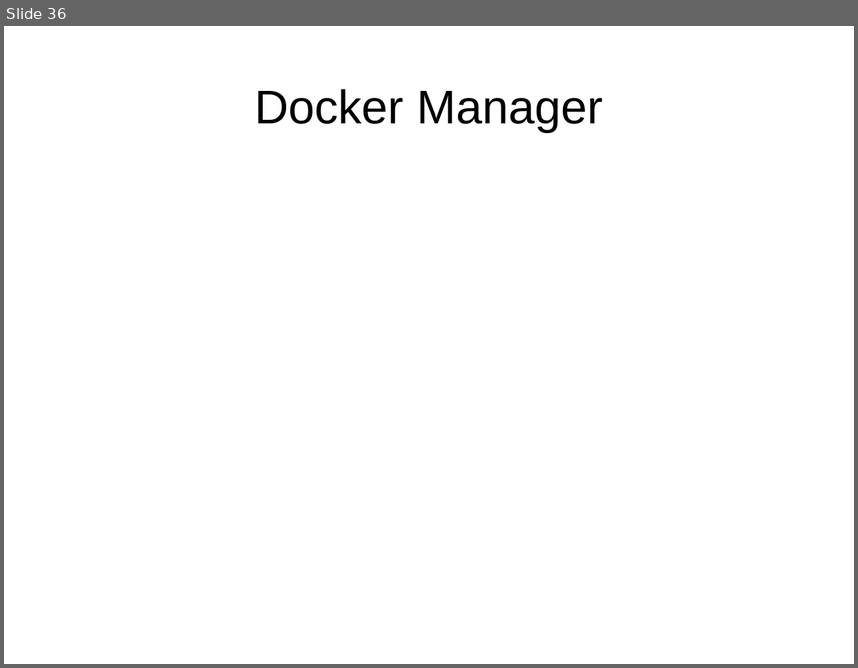
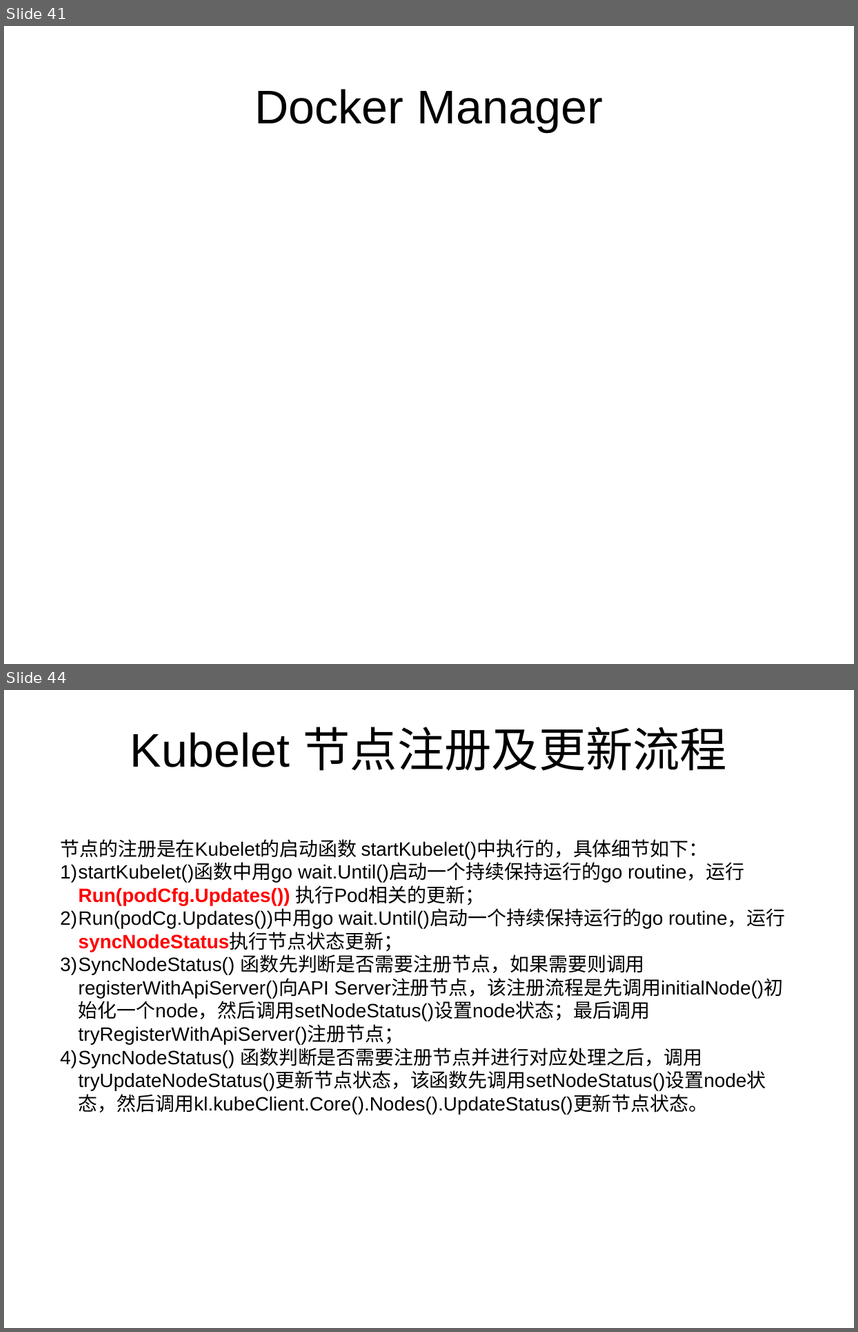
Before and after one commit to loveliuliu/Kubernetes-step-by-step, a slide deck: code_analysis/Kubelet/Kubelet.odp. Shown one above the other, each under a label of ours: slide 36 before the commit, slides 41 and 44 after it; the slides between them are not shown. The pictures are 858x668 and 858x1332 pixels, drawn with LibreOffice and Linux fonts; fonts in the diff are those of the drawing. Boxes give left, top, right and bottom in pixels: in the first picture for what was removed or moved away, otherwise in the second. Text is boxed around its words. In the diff, an @@ line names an element or a change of style, - is before the commit and + after.

```diff
--- a/code_analysis/Kubelet/Kubelet.odp
+++ b/code_analysis/Kubelet/Kubelet.odp
@@ slide 44 added at box(4, 690, 854, 1328), background #FFFFFF @@
@@ title added at box(130, 727, 728, 771), 44 pt, text #000000 @@
+Kubelet 节点注册及更新流程
@@ text added at box(60, 839, 785, 1114), 18 pt, text #000000 @@
+节点的注册是在Kubelet的启动函数 startKubelet()中执行的，具体细节如下：
+1) startKubelet()函数中用go wait.Until()启动一个持续保持运行的go routine，运行Run(podCfg.Updates()) 执行Pod相关的更新；
+2) Run(podCg.Updates())中用go wait.Until()启动一个持续保持运行的go routine，运行syncNodeStatus执行节点状态更新；
+3) SyncNodeStatus() 函数先判断是否需要注册节点，如果需要则调用registerWithApiServer()向API Server注册节点，该注册流程是先调用initialNode()初始化一个node，然后调用setNodeStatus()设置node状态；最后调用tryRegisterWithApiServer()注册节点；
+4) SyncNodeStatus() 函数判断是否需要注册节点并进行对应处理之后，调用tryUpdateNodeStatus()更新节点状态，该函数先调用setNodeStatus()设置node状态，然后调用kl.kubeClient.Core().Nodes().UpdateStatus()更新节点状态。
@@ what was slide 36 is now slide 41 @@
```
Also in this commit, not shown: 3 slides changed, 8 other slides added, 1 slide removed.
